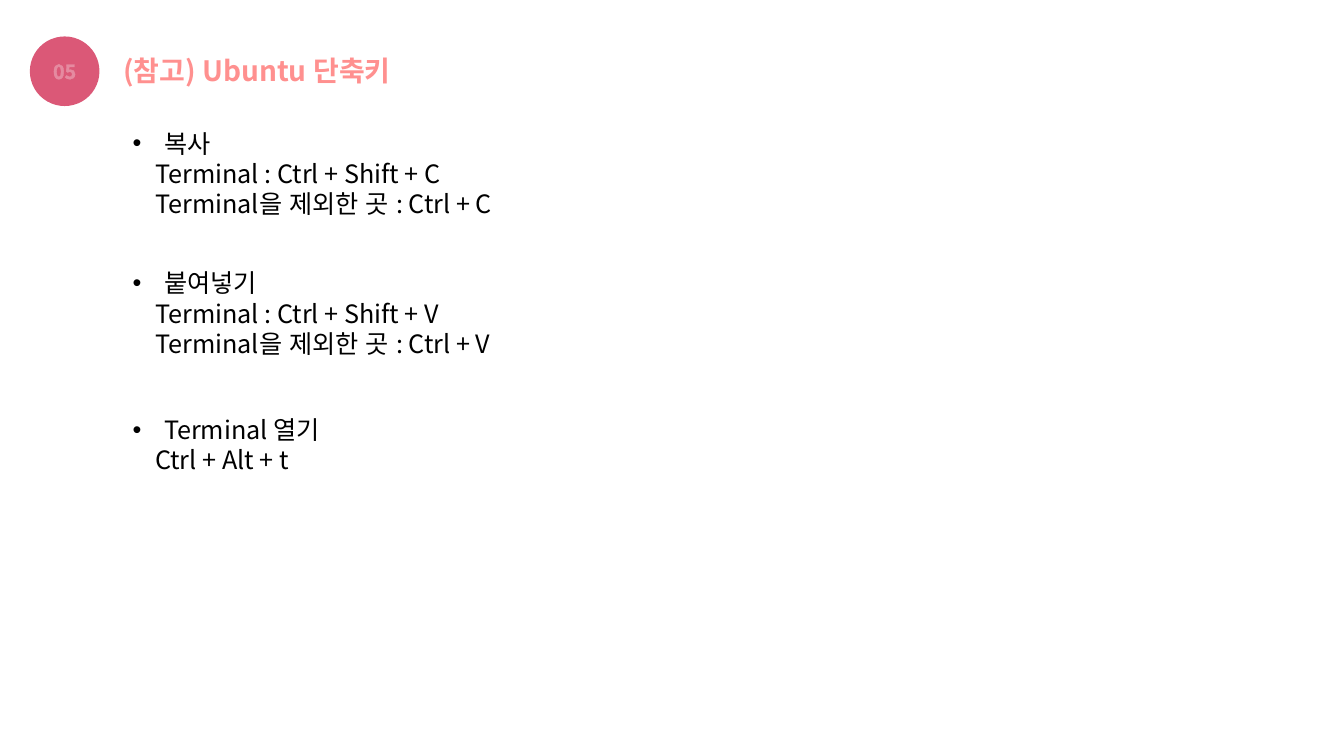
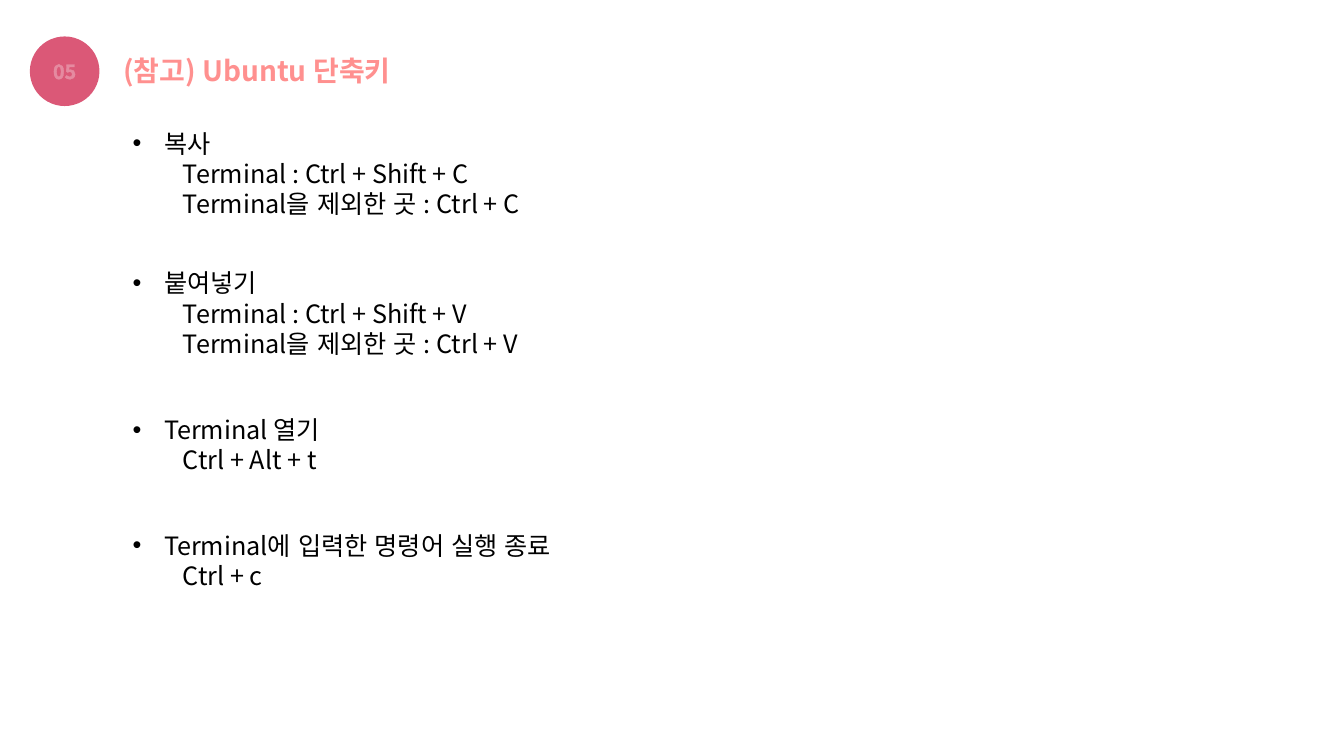
Before and after one commit to choeunyoung0208/silverzero, a slide deck: slide 9 of Turtlebot/Ubuntu & ROS 설치 (Remote PC).pptx. Drawn at 1344x756 pixels with LibreOffice and Linux fonts; fonts in the diff are those of the drawing. Boxes give left, top, right and bottom in pixels: in the first picture for what was removed or moved away, otherwise in the second. Text is boxed around its words. In the diff, an @@ line names an element or a change of style, - is before the commit and + after.

```diff
--- a/Turtlebot/Ubuntu & ROS 설치 (Remote PC).pptx
+++ b/Turtlebot/Ubuntu & ROS 설치 (Remote PC).pptx
@@ text at (183,162,519,215): list level 1 to 2 in "Terminal : Ctrl + Shift ..."; list level 1 to 2 in "Terminal을 제외한 곳 : Ctrl ..." @@
@@ text at (183,302,518,355): list level 1 to 2 in "Terminal : Ctrl + Shift ..."; list level 1 to 2 in "Terminal을 제외한 곳 : Ctrl ..." @@
@@ text at (183,449,317,470): list level 1 to 2 in "Ctrl + Alt + t" @@
@@ text added at (164,534,551,586), 18 pt, text #000000 @@
+• Terminal에 입력한 명령어 실행 종료
+  Ctrl + c
```
